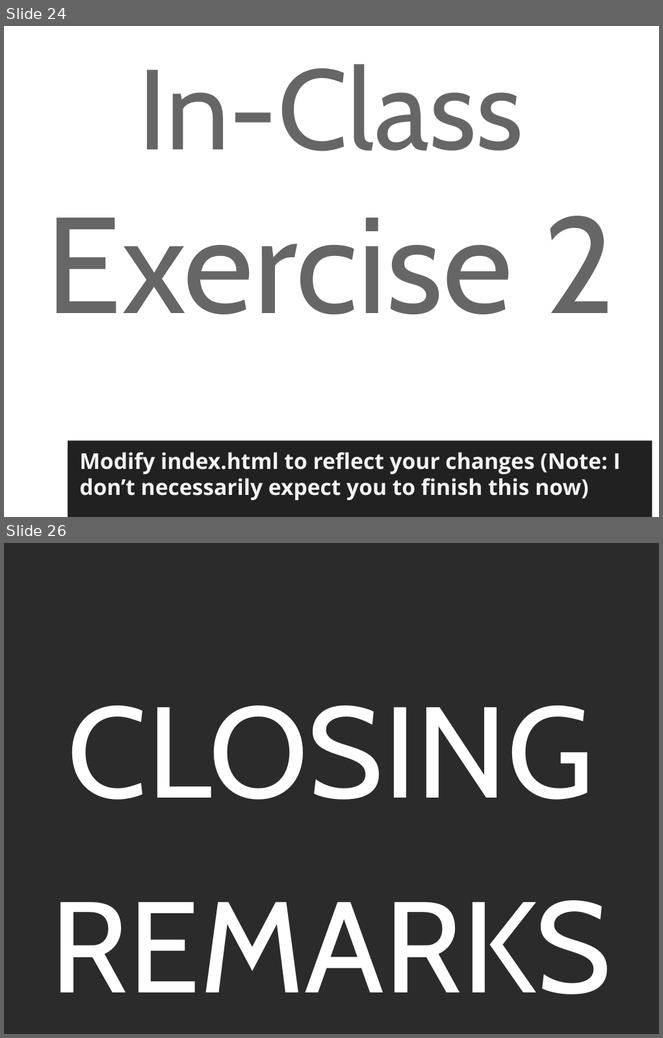
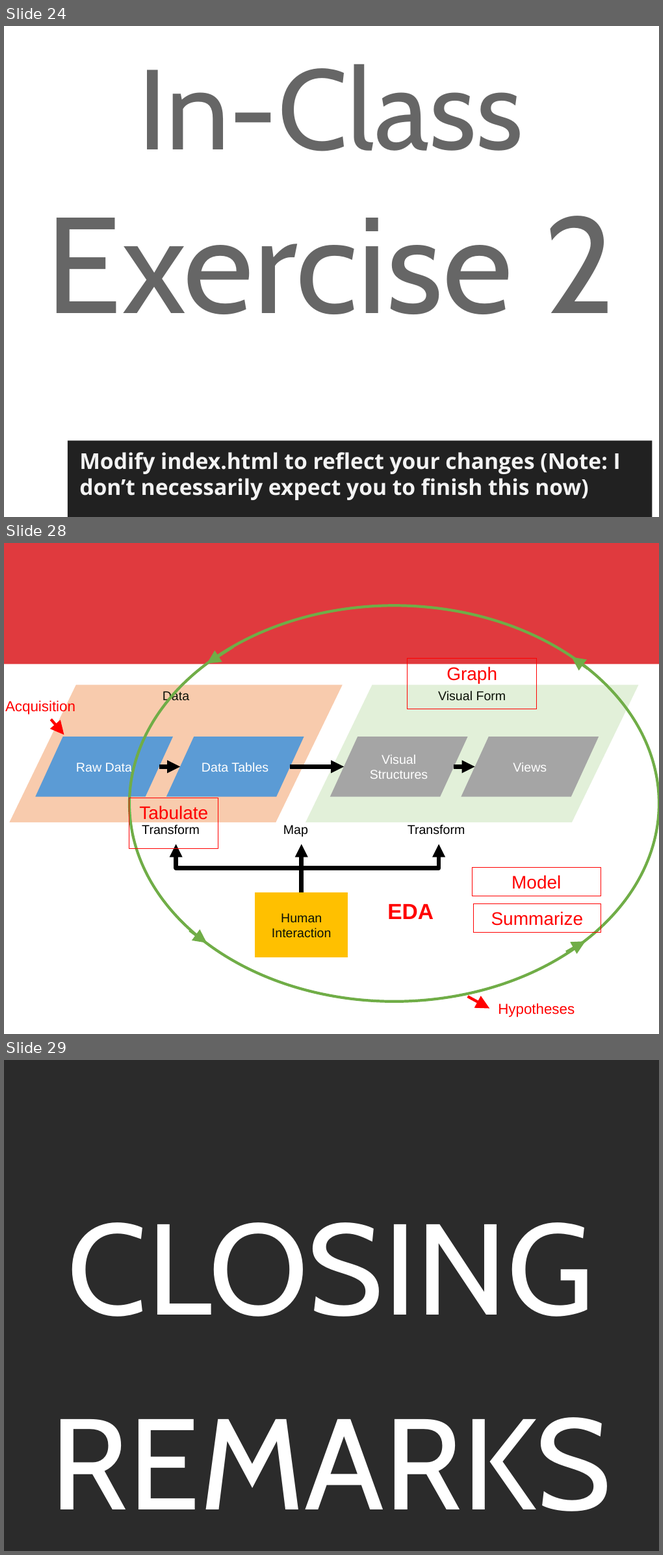
Before and after one commit to DreaJulca/streamvis-lecture, a slide deck: Visual Data Science.pptx. Shown one above the other, each under a label of ours: slides 24 and 26 before the commit, slides 24, 28 and 29 after it; the slides between them are not shown. The pictures are 663x1038 and 663x1555 pixels, drawn with LibreOffice and Linux fonts; fonts in the diff are those of the drawing; background and template pictures are left out; a plain dark background stands for a picture behind light text. Boxes give left, top, right and bottom in pixels: in the first picture for what was removed or moved away, otherwise in the second. Text is boxed around its words. In the diff, an @@ line names an element or a change of style, - is before the commit and + after.

```diff
--- a/Visual Data Science.pptx
+++ b/Visual Data Science.pptx
@@ slide 28 added at (4, 543, 659, 1034), background #FFFFFF @@
@@ rectangle added at (4, 543, 659, 664), fill #E03A3E @@
@@ ellipse added at (129, 606, 659, 1003), outline #70AD47 3 pt @@
@@ arrow added from (233, 646) to (207, 663), #70AD47 3 pt @@
@@ rectangle added at (408, 659, 537, 709), outline #FF0000 0.75 pt, 20 pt, text #FF0000 @@
+Graph
@@ arrow added from (588, 669) to (572, 657), #70AD47 3 pt @@
@@ flow chart input output added at (9, 685, 342, 823), fill #F8CBAD, 14 pt, text #0B1107 @@
+Data
@@ flow chart input output added at (306, 685, 638, 823), fill #E2F0D9, 14 pt, text #0B1107 @@
+Visual Form
@@ text added at (5, 700, 76, 715), 16 pt, text #FF0000 @@
+Acquisition
@@ flow chart input output added at (35, 737, 173, 797), fill #5B9BD5, 14 pt, text #FFFFFF @@
+Raw Data
@@ arrow added from (51, 719) to (64, 735), #FF0000 3 pt @@
@@ flow chart input output added at (166, 737, 304, 797), fill #5B9BD5, 14 pt, text #FFFFFF @@
+Data Tables
@@ flow chart input output added at (330, 737, 468, 797), fill #A5A5A5, 14 pt, text #FFFFFF @@
+Visual Structures
@@ flow chart input output added at (462, 737, 599, 797), fill #A5A5A5, 14 pt, text #FFFFFF @@
+Views
@@ arrow added from (159, 767) to (180, 767), #000000 4.75 pt @@
@@ arrow added from (290, 767) to (344, 767), #000000 4.75 pt @@
@@ arrow added from (454, 767) to (475, 767), #000000 4.75 pt @@
@@ rectangle added at (129, 798, 218, 849), outline #FF0000 0.75 pt, 20 pt, text #FF0000 @@
+Tabulate
@@ text added at (142, 825, 200, 835), 14 pt, text #000000 @@
+Transform
@@ text added at (284, 825, 308, 837), 14 pt, text #000000 @@
+Map
@@ text added at (408, 825, 466, 835), 14 pt, text #000000 @@
+Transform
@@ elbow arrow added from (302, 892) to (176, 845), #000000 4.75 pt @@
@@ elbow arrow added from (302, 892) to (439, 845), #000000 4.75 pt @@
@@ arrow added from (302, 892) to (302, 845), #000000 4.75 pt @@
@@ rectangle added at (473, 868, 601, 897), outline #FF0000 0.75 pt, 20 pt, text #FF0000 @@
+Model
@@ rectangle added at (255, 892, 348, 958), fill #FFC000, 14 pt, text #0B1107 @@
+Human Interaction
@@ text added at (388, 904, 434, 919), 24 pt, text #FF0000, bold @@
+EDA
@@ rectangle added at (474, 904, 601, 933), outline #FF0000 0.75 pt, 20 pt, text #FF0000 @@
+Summarize
@@ arrow added from (189, 931) to (207, 943), #70AD47 3 pt @@
@@ arrow added from (566, 953) to (586, 941), #70AD47 3 pt @@
@@ arrow added from (468, 997) to (490, 1009), #FF0000 3 pt @@
@@ text added at (498, 1003, 575, 1017), 16 pt, text #FF0000 @@
+Hypotheses
@@ what was slide 26 is now slide 29 @@
```
Also in this commit, not shown: 8 slides changed, 2 other slides added.
